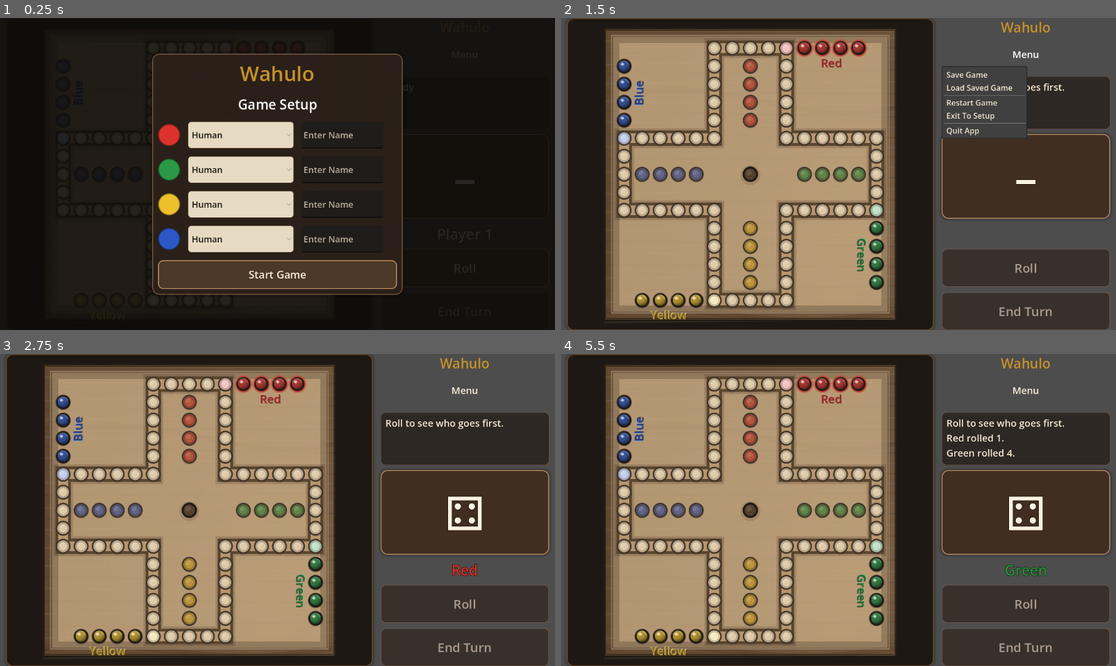
Above: before the commit, frames 1-4 (two rows, left to right).
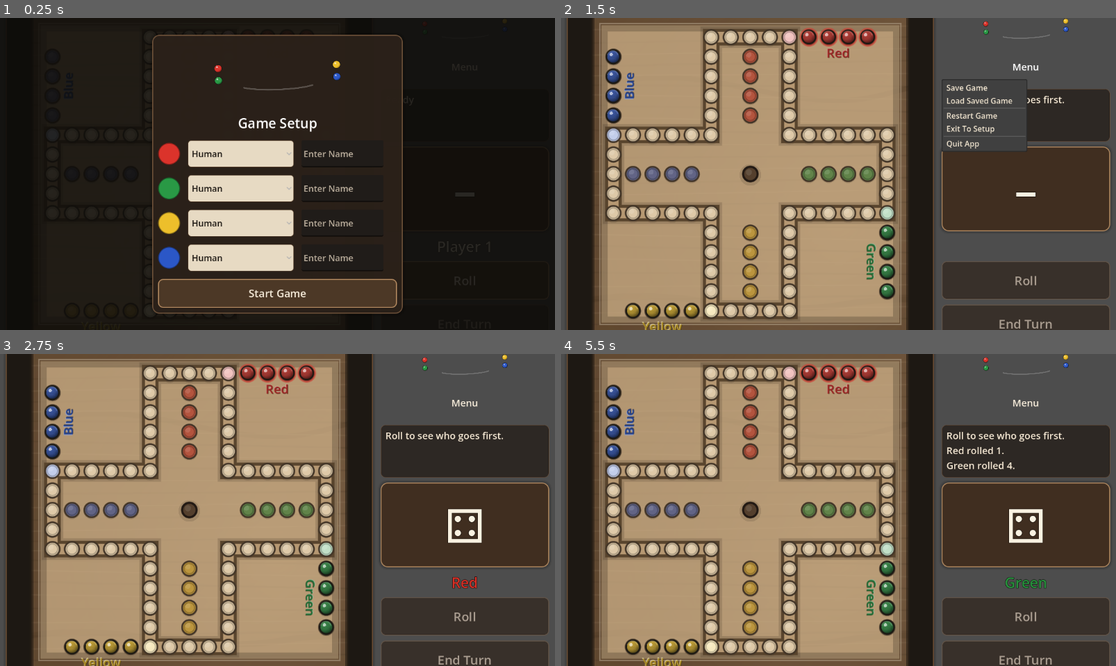
Above: after the commit, the same moments.

Repository: ItsTheMcCoy/wahoo-app
Game: Godot game, scene res://scenes/Main.tscn
The game is run twice, just before and just after one commit, with the same random seed, the same clock (stepped at 60 frames per second) and the same inputs.
Inputs (mouse positions are in pixels of both pictures, inside the frame that each line leads up to):
- Up to frame 1 (0.25 s): no input
- Up to frame 2 (1.5 s): click "Start Game" at 0.5 s; click "Menu" at 1.25 s
- Up to frame 3 (2.75 s): click "Roll" at 2 s
- Up to frame 4 (5.5 s): move the mouse to (749, 510) at 2.77 s; click (749, 510) at 2.92 s; tap Enter at 3.5 s; move the mouse to (727, 525) at 3.52 s; click (727, 525) at 3.67 s; click "Roll" at 4.25 s; tap Space at 5 s; move the mouse to (894, 441) at 5.02 s; click (894, 441) at 5.17 s

The runs differ from the first frame. In frame 1, 14% of the frame differs, in the area x 27-73%, y 5-95%; in frame 2, 37%; in frame 3, 38%; in frame 4, 38%, in the area x 1-99%, y 0-100%.

Commit message:
Use Wahulo wordmark texture for setup and in-game titles

Diff:
--- a/godot/scenes/Main.tscn
+++ b/godot/scenes/Main.tscn
@@ -1,7 +1,8 @@
-[gd_scene load_steps=3 format=3 uid="uid://df5k61dj4w6by"]
+[gd_scene load_steps=4 format=3 uid="uid://df5k61dj4w6by"]
 
 [ext_resource type="Script" path="res://scripts/main.gd" id="1_ukqg8"]
 [ext_resource type="Script" path="res://scripts/wahoo_board_view.gd" id="2_cw3fq"]
+[ext_resource type="Texture2D" path="res://assets/textures/wahulo_wordmark.svg" id="3_0dv5w"]
 
 [node name="Main" type="Control"]
 layout_mode = 3
@@ -41,12 +42,12 @@
 custom_minimum_size = Vector2(350, 0)
 theme_override_constants/separation = 10
 
-[node name="GameTitle" type="Label" parent="Root/SidePanel"]
-layout_mode = 2
-text = "Wahulo"
-horizontal_alignment = 1
-theme_override_font_sizes/font_size = 28
-theme_override_colors/font_color = Color(0.784, 0.573, 0.165, 1)
+[node name="GameTitle" type="TextureRect" parent="Root/SidePanel"]
+layout_mode = 2
+custom_minimum_size = Vector2(0, 92)
+texture = ExtResource("3_0dv5w")
+expand_mode = 1
+stretch_mode = 5
 
 [node name="GameMenuButton" type="MenuButton" parent="Root/SidePanel"]
 layout_mode = 2
@@ -128,12 +129,12 @@
 layout_mode = 2
 theme_override_constants/separation = 12
 
-[node name="BrandTitle" type="Label" parent="WinOverlay/WinPanel/WinContent"]
-layout_mode = 2
-text = "Wahulo"
-horizontal_alignment = 1
-theme_override_font_sizes/font_size = 36
-theme_override_colors/font_color = Color(0.784, 0.573, 0.165, 1)
+[node name="BrandTitle" type="TextureRect" parent="WinOverlay/WinPanel/WinContent"]
+layout_mode = 2
+custom_minimum_size = Vector2(0, 108)
+texture = ExtResource("3_0dv5w")
+expand_mode = 1
+stretch_mode = 5
 
 [node name="WinTitle" type="Label" parent="WinOverlay/WinPanel/WinContent"]
 layout_mode = 2
@@ -181,12 +182,12 @@
 layout_mode = 2
 theme_override_constants/separation = 16
 
-[node name="BrandTitle" type="Label" parent="SetupOverlay/SetupPanel/SetupContent"]
-layout_mode = 2
-text = "Wahulo"
-horizontal_alignment = 1
-theme_override_font_sizes/font_size = 42
-theme_override_colors/font_color = Color(0.784, 0.573, 0.165, 1)
+[node name="BrandTitle" type="TextureRect" parent="SetupOverlay/SetupPanel/SetupContent"]
+layout_mode = 2
+custom_minimum_size = Vector2(0, 136)
+texture = ExtResource("3_0dv5w")
+expand_mode = 1
+stretch_mode = 5
 
 [node name="SetupTitle" type="Label" parent="SetupOverlay/SetupPanel/SetupContent"]
 layout_mode = 2
